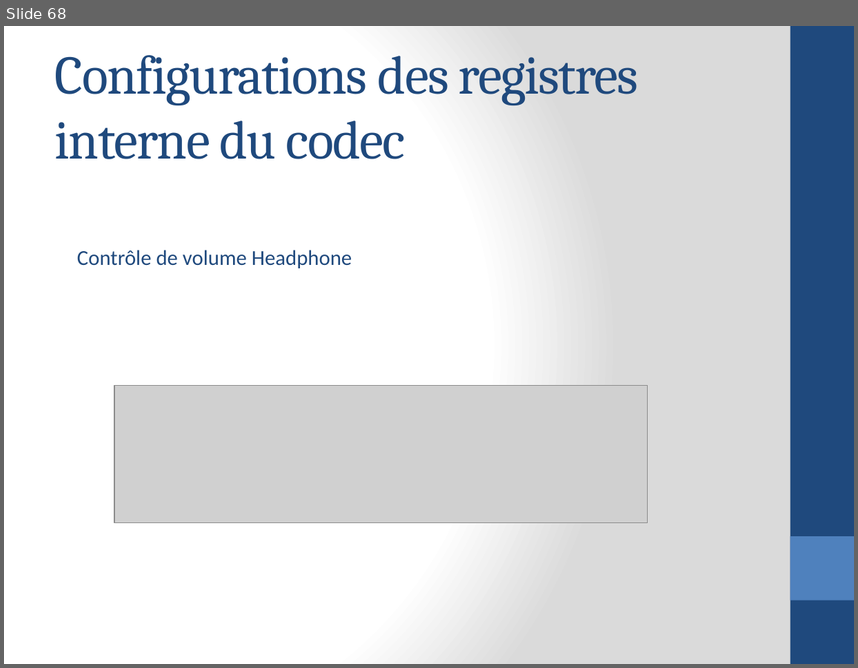
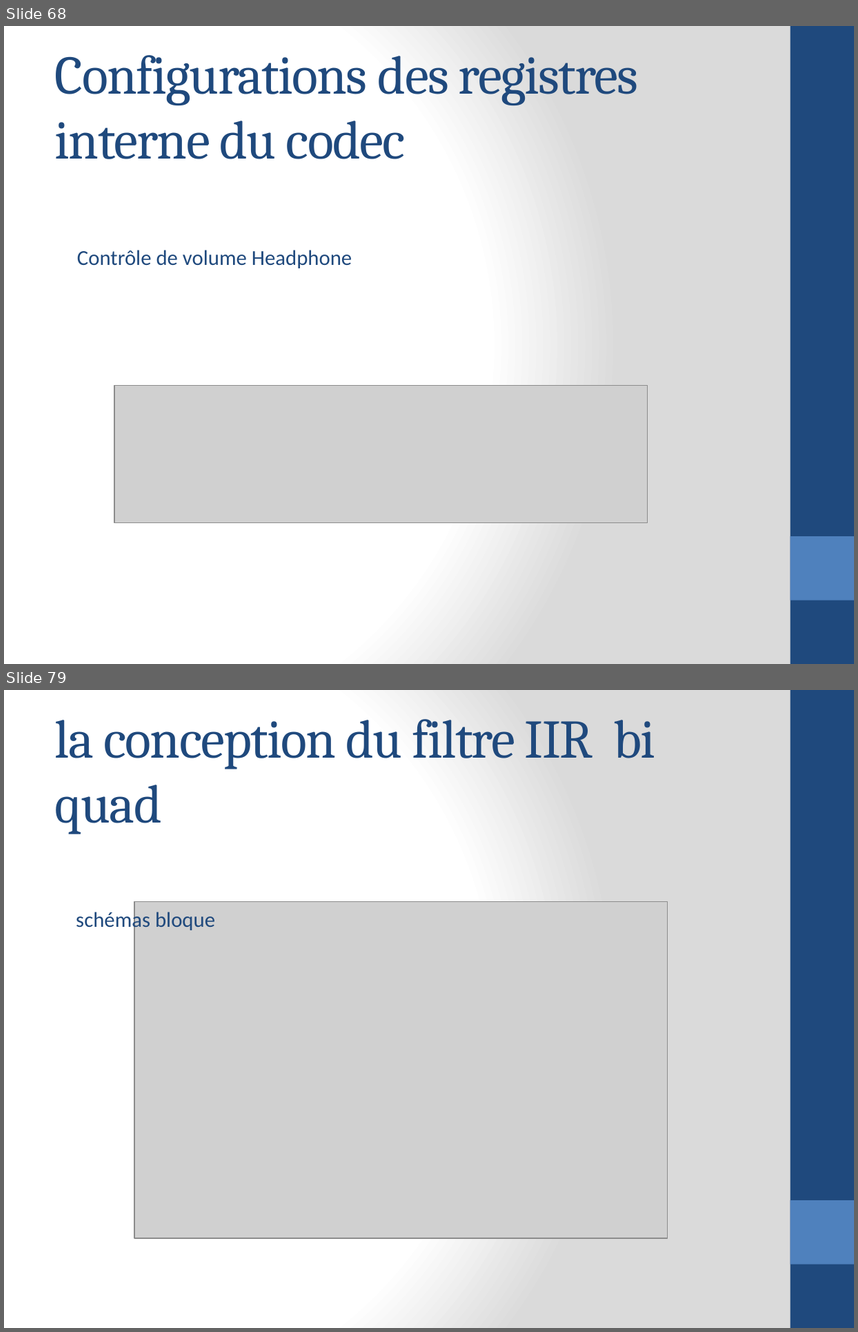
Before and after one commit to aminehatim/rapport, a slide deck: Traitement de signal audio en temps réel.pptx. Shown one above the other, each under a label of ours: slide 68 before the commit, slides 68 and 79 after it; the slides between them are not shown. The pictures are 858x668 and 858x1332 pixels, drawn with LibreOffice and Linux fonts; fonts in the diff are those of the drawing; grey boxes stand for pictures. Boxes give left, top, right and bottom in pixels: in the first picture for what was removed or moved away, otherwise in the second. Text is boxed around its words. In the diff, an @@ line names an element or a change of style, - is before the commit and + after.

```diff
--- a/Traitement de signal audio en temps réel.pptx
+++ b/Traitement de signal audio en temps réel.pptx
@@ slide 79 added at [4, 690, 854, 1328], background gradient #FFFFFF to #DADADA; not listed: 2 template elements that a slide beside it also shows @@
@@ title added at [55, 719, 655, 834], 46 pt, text #1F497D @@
+la conception du filtre IIR bi quad
@@ text added at [76, 909, 215, 932], 18 pt, text #1F497D @@
+schémas bloque
@@ picture added at [135, 902, 668, 1237] @@
```
Also in this commit, not shown: 48 other slides added, 1 slide removed.
